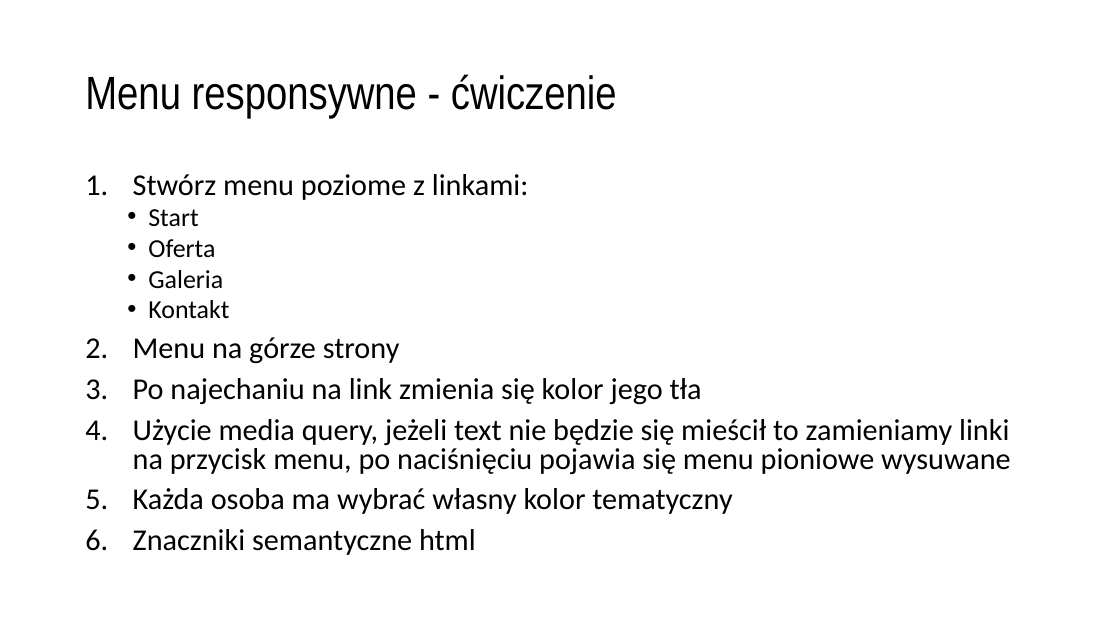
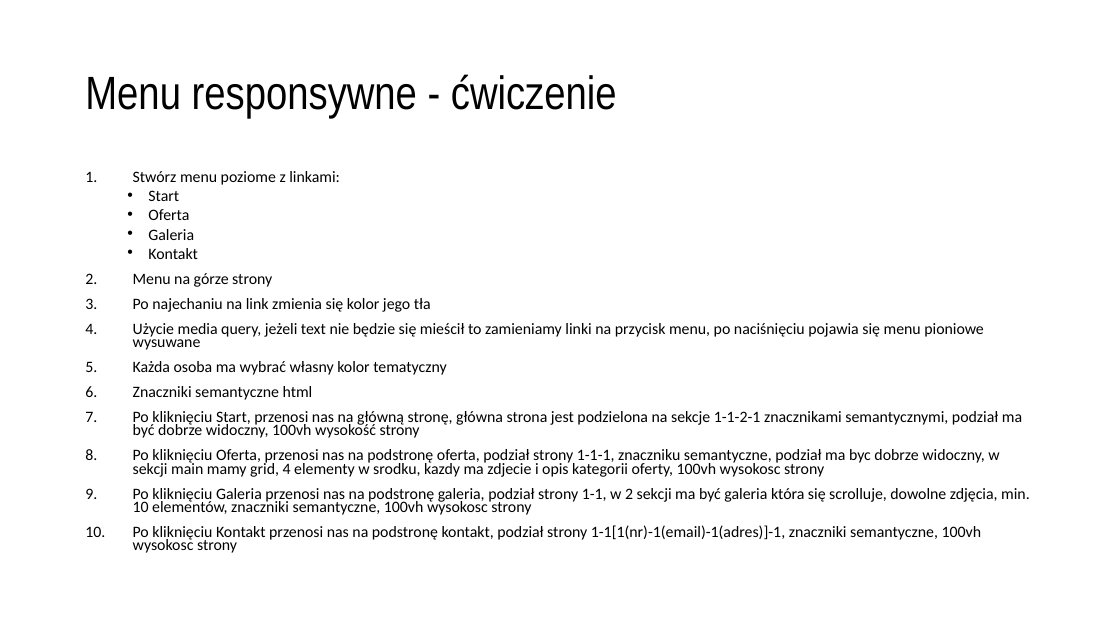
Before and after one commit to magonnnn/Projekty-akis, a slide deck: slide 15 of MENU.pptx. Drawn at 1120x630 pixels with LibreOffice and Linux fonts; fonts in the diff are those of the drawing. Boxes give left, top, right and bottom in pixels: in the first picture for what was removed or moved away, otherwise in the second. Text is boxed around its words. In the diff, an @@ line names an element or a change of style, - is before the commit and + after.

```diff
--- a/MENU.pptx
+++ b/MENU.pptx
@@ text at (133, 171, 984, 400): size 25.9 to 13.6 pt in "Stwórz menu poziome z linkami:", "Menu na górze strony", "Po najechaniu na link zmienia się kolor ...", "Użycie media query, jeżeli text nie będzie ..." and 2 more places; size 22.2 to 13.6 pt in "Start", "Oferta", "Galeria", "Kontakt"; line spacing 0.8 to 0.7 @@
@@ text at (133, 411, 1030, 553): paragraphs added @@
+7. Po kliknięciu Start, przenosi nas na główną stronę, główna strona jest podzielona na sekcje 1-1-2-1 znacznikami semantycznymi, podział ma być dobrze widoczny, 100vh wysokość strony
+8. Po kliknięciu Oferta, przenosi nas na podstronę oferta, podział strony 1-1-1, znaczniku semantyczne, podział ma byc dobrze widoczny, w sekcji main mamy grid, 4 elementy w srodku, kazdy ma zdjecie i opis kategorii oferty, 100vh wysokosc strony
+9. Po kliknięciu Galeria przenosi nas na podstronę galeria, podział strony 1-1, w 2 sekcji ma być galeria która się scrolluje, dowolne zdjęcia, min. 10 elementów, znaczniki semantyczne, 100vh wysokosc strony
+10. Po kliknięciu Kontakt przenosi nas na podstronę kontakt, podział strony 1-1[1(nr)-1(email)-1(adres)]-1, znaczniki semantyczne, 100vh wysokosc strony
```
Also in this commit, not shown: 1 slide added.
